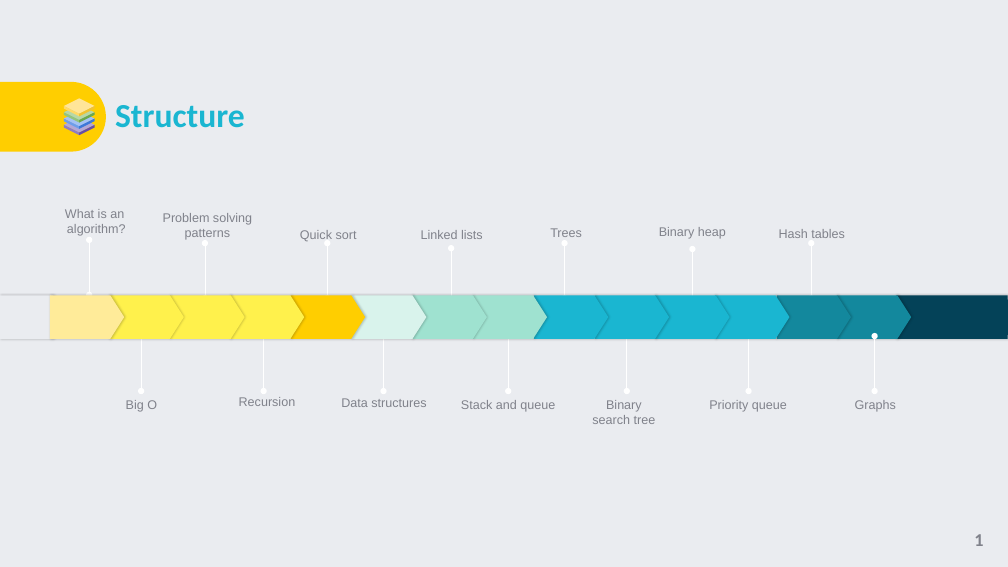
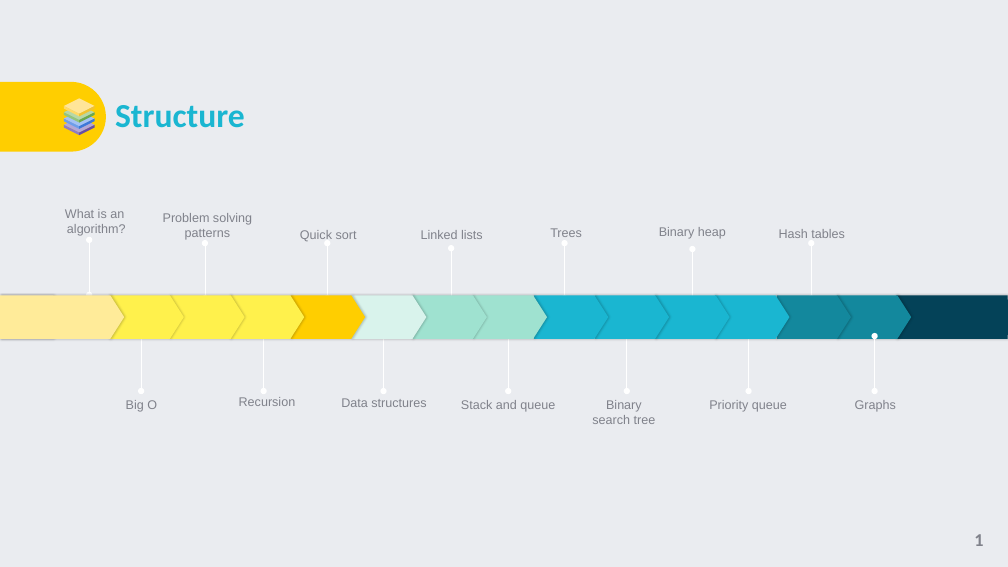
Before and after one commit to TigranVardanyan/Algorithms-and-Data-structures, a slide deck: slide 1 of ds&a.pptx. Drawn at 1008x567 pixels with LibreOffice and Linux fonts; fonts in the diff are those of the drawing; background and template pictures are left out. Boxes give left, top, right and bottom in pixels: in the first picture for what was removed or moved away, otherwise in the second. Text is boxed around its words. In the diff, an @@ line names an element or a change of style, - is before the commit and + after.

```diff
--- a/ds&a.pptx
+++ b/ds&a.pptx
@@ pentagon arrow: place and size @@
-pentagon arrow at box(50, 296, 124, 339)
+pentagon arrow at box(0, 296, 124, 339)
```
Also in this commit, not shown: 1 other slide changed, 1 other file.
